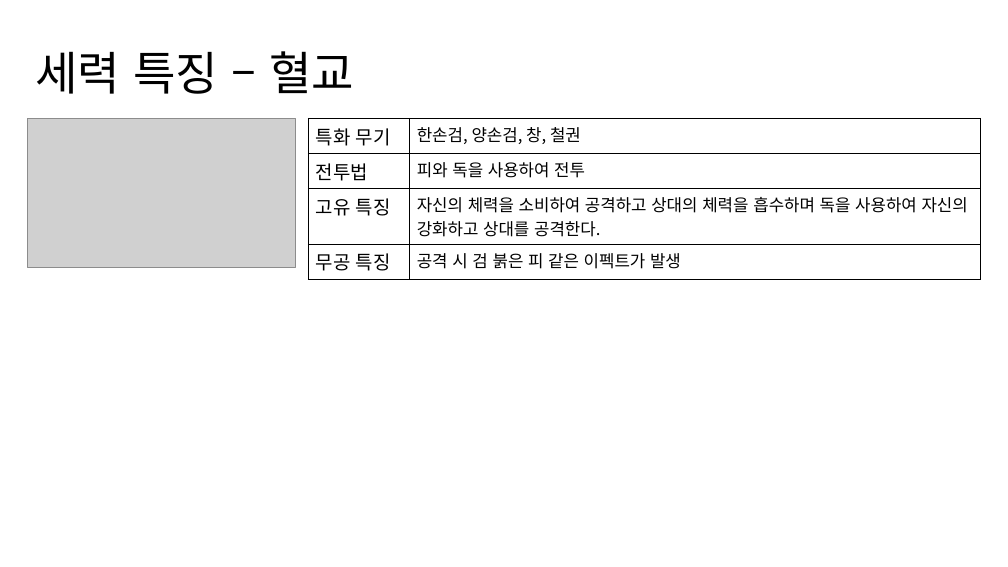
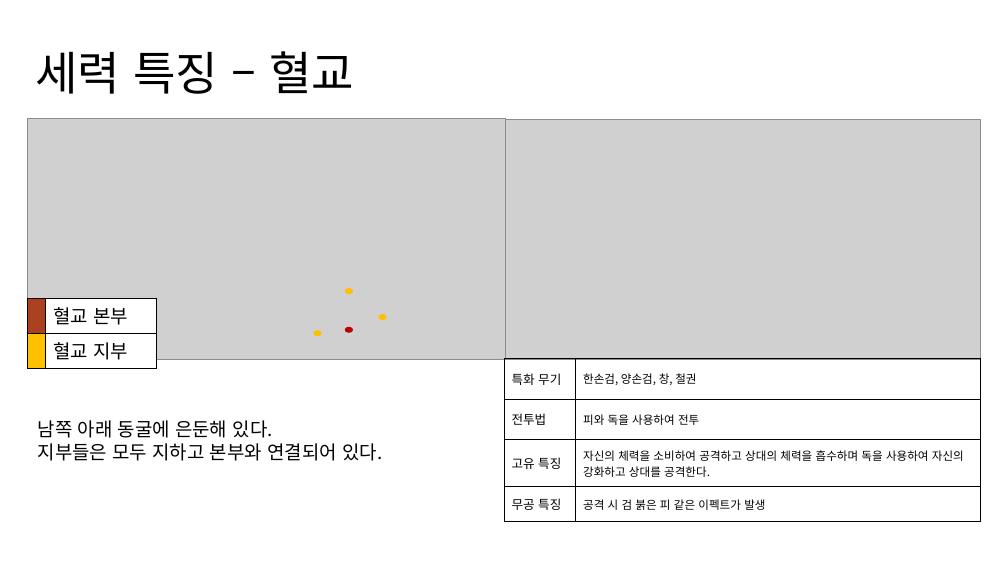
Before and after one commit to yjk0401/unityenginebasic_9th, a slide deck: slide 14 of 기획/세력 기획서.pptx (slide 13 before the commit). Drawn at 1008x567 pixels with LibreOffice and Linux fonts; fonts in the diff are those of the drawing; grey boxes stand for pictures. Boxes give left, top, right and bottom in pixels: in the first picture for what was removed or moved away, otherwise in the second. Text is boxed around its words. In the diff, an @@ line names an element or a change of style, - is before the commit and + after.

```diff
--- a/기획/세력 기획서.pptx
+++ b/기획/세력 기획서.pptx
@@ picture: place and size @@
-picture at [28,119,296,268]
+picture at [505,119,980,360]
@@ table added at [28,298,156,364], 2 rows, 2 columns @@
+ | 혈교 본부
+ | 혈교 지부
@@ group added at [28,119,505,360]: 4 ellipses, 1 picture @@
@@ table at [504,358,981,522] @@
@@ size 18 to 12 pt in "특화 무기", "전투법", "고유 특징", "무공 특징" @@
@@ size 16 to 11 pt in "한손검, 양손검, 창, 철권", "피와 독을 사용하여 전투", "자신의 체력을 소비하여 공격하고 상대의 체력을 흡수하며 ...", "공격 시 검 붉은 피 같은 이펙트가 ..." @@
@@ table: place and size @@
-table at [309,119,981,275]
+table at [504,358,981,522]
@@ text added at [38,420,382,461], 18 pt, text #000000 @@
+남쪽 아래 동굴에 은둔해 있다.
+지부들은 모두 지하고 본부와 연결되어 있다.
```
Also in this commit, not shown: 13 other slides changed, 1 slide added, 1 other file.
